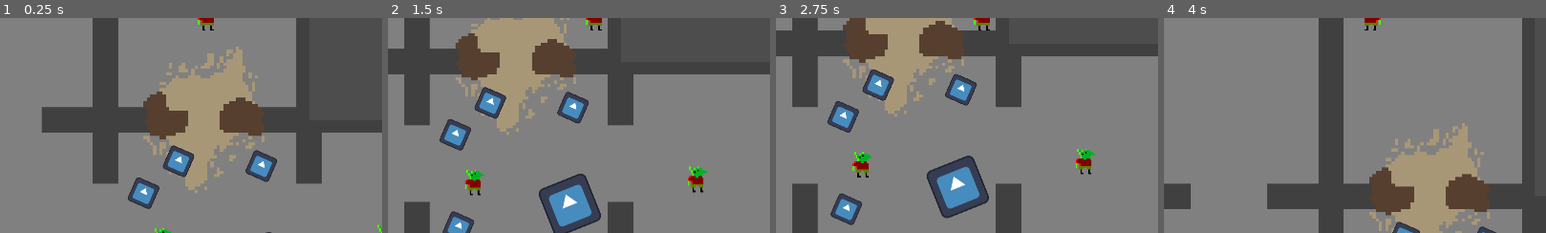
Above: before the commit, frames 1-4 (left to right).
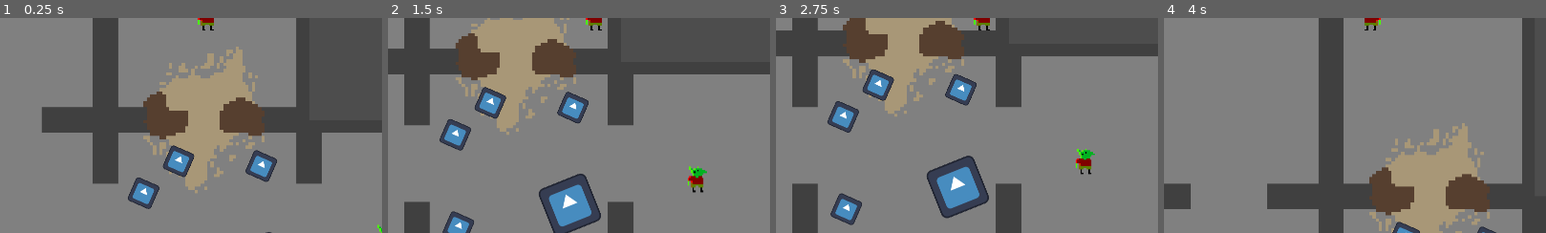
Above: after the commit, the same moments.

Repository: nporposoft/loot-goblin
Game: Godot game, scene res://test_dungeon.tscn
The game is run twice, just before and just after one commit, with the same random seed, the same clock (stepped at 60 frames per second) and the same inputs. The engine's default icon, where the game draws it, is replaced by a stand-in: a white triangle on a blue panel in a dark square.
Inputs (mouse positions are % of the whole screen's width and height, from its top left):
- Up to frame 1 (0.25 s): no input
- Up to frame 2 (1.5 s): tap Enter at 0.5 s; move the mouse to (72, 45) at 0.52 s; hold D (move_right) 0.53-1.28 s; tap Shift (dodge) at 0.6 s; tap Space at 1.25 s; move the mouse to (30, 55) at 1.27 s; hold S (move_down) from 1.28 s (still down); right-click (30, 55) at 1.35 s
- Up to frame 3 (2.75 s): tap Enter at 2 s; move the mouse to (60, 28) at 2.02 s; release S (move_down) at 2.03 s; hold D (move_right) from 2.03 s (still down); click (60, 28) at 2.1 s
- Up to frame 4 (4 s): tap Space at 2.75 s; move the mouse to (45, 70) at 2.77 s; release D (move_right) at 2.78 s; hold W (move_up) 2.78-3.53 s; tap Shift (dodge) at 2.85 s; move the mouse to (80, 65) at 3.52 s; hold A (move_left) from 3.53 s (still down); right-click (80, 65) at 3.6 s
The pictures show only the part of the screen within x 23-73%, y 50-100%; the shares and areas given below are measured in that part.

The runs differ from the first frame. In frame 1, less than 0.1% of the frame differs, in the area x 40-45%, y 97-100%; in frame 2, 0.4%, in the area x 20-26%, y 70-83%; in frame 3, 0.3%; in frame 4, nothing differs.

Commit message:
remove click goblin

Diff:
--- a/test_dungeon.tscn
+++ b/test_dungeon.tscn
@@ -12,7 +12,6 @@
 [ext_resource type="Script" uid="uid://wt6vf8g2ns3k" path="res://src/characters/ai/passive_ai.gd" id="8_0ak11"]
 [ext_resource type="PackedScene" uid="uid://d3u6nyytl22wp" path="res://items/Bucket.tscn" id="8_isiae"]
 [ext_resource type="PackedScene" uid="uid://c1ejvgyrv6nmb" path="res://items/BucketUI.tscn" id="9_isiae"]
-[ext_resource type="Script" uid="uid://nrm5flnhsfxu" path="res://src/debug/character_click_controller.gd" id="12_ure5g"]
 
 [sub_resource type="NavigationPolygon" id="NavigationPolygon_4qov3"]
 source_geometry_mode = 1
@@ -28,6 +27,15 @@
 source_geometry_mode = 1
 source_geometry_group_name = &"navmesh_sources"
 agent_radius = 32.0
+
+[sub_resource type="Resource" id="Resource_ure5g"]
+resource_local_to_scene = true
+script = ExtResource("6_cnrih")
+display_name = "Diamond"
+description = "So shiny"
+ui_sprite = ExtResource("7_gsb4j")
+world_scene = ExtResource("4_d8tm3")
+metadata/_custom_type_script = "uid://ctqjnf2yg1uvt"
 
 [sub_resource type="Resource" id="Resource_0ak11"]
 resource_local_to_scene = true
@@ -57,15 +65,6 @@
 metadata/_custom_type_script = "uid://ctqjnf2yg1uvt"
 
 [sub_resource type="Resource" id="Resource_8qjoy"]
-resource_local_to_scene = true
-script = ExtResource("6_cnrih")
-display_name = "Diamond"
-description = "So shiny"
-ui_sprite = ExtResource("7_gsb4j")
-world_scene = ExtResource("4_d8tm3")
-metadata/_custom_type_script = "uid://ctqjnf2yg1uvt"
-
-[sub_resource type="Resource" id="Resource_w2phg"]
 resource_local_to_scene = true
 script = ExtResource("6_cnrih")
 display_name = "Bucket"
@@ -123,14 +122,6 @@
 [node name="PlayerGoblin" parent="World" instance=ExtResource("3_d8tm3")]
 position = Vector2(64, 64)
 
-[node name="ClickToMoveGoblin" parent="World" instance=ExtResource("3_d8tm3")]
-position = Vector2(36, 204)
-
-[node name="CharacterClickController" type="Node" parent="World/ClickToMoveGoblin" node_paths=PackedStringArray("character")]
-script = ExtResource("12_ure5g")
-character = NodePath("..")
-metadata/_custom_type_script = "uid://nrm5flnhsfxu"
-
 [node name="PassiveAIGoblin" parent="World" instance=ExtResource("3_d8tm3")]
 position = Vector2(176, 202)
 
Not shown: 2 places in test_dungeon.tscn that only renumber resources
